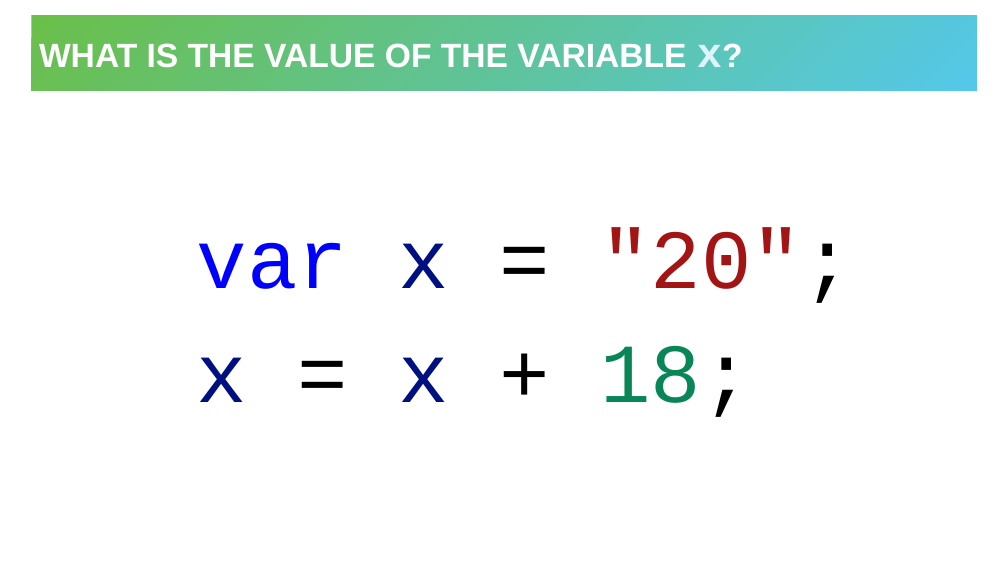
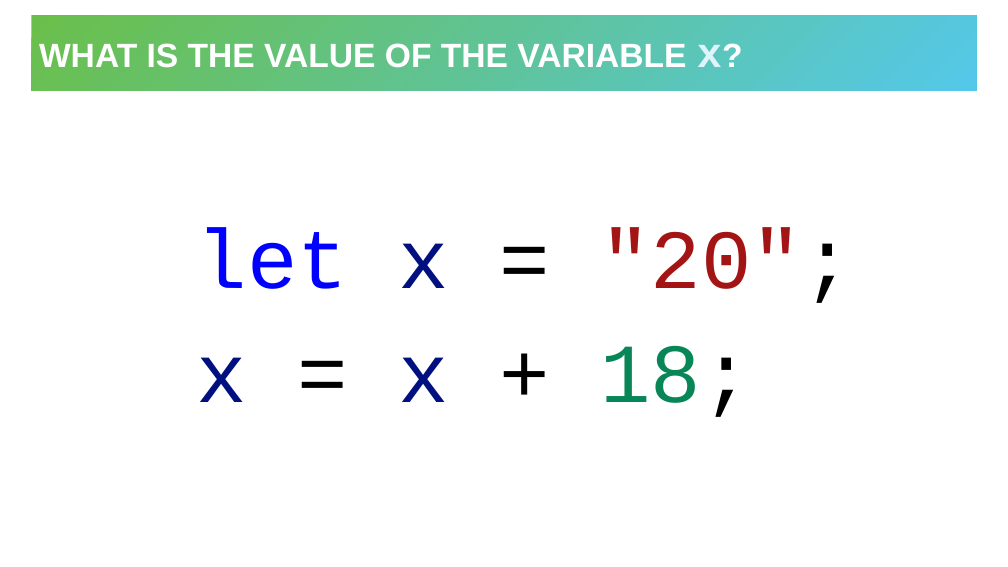
Before and after one commit to hytechclub/web-102, a slide deck: slide 15 of Week03/Review.pptx. Drawn at 1008x567 pixels with LibreOffice and Linux fonts; fonts in the diff are those of the drawing. Boxes give left, top, right and bottom in pixels: in the first picture for what was removed or moved away, otherwise in the second. Text is boxed around its words. In the diff, an @@ line names an element or a change of style, - is before the commit and + after.

```diff
--- a/Week03/Review.pptx
+++ b/Week03/Review.pptx
@@ text at (197, 228, 852, 303): text changed @@
-var x = "20";
+let x = "20";
```
Also in this commit, not shown: 2 other slides changed, 17 other files.
